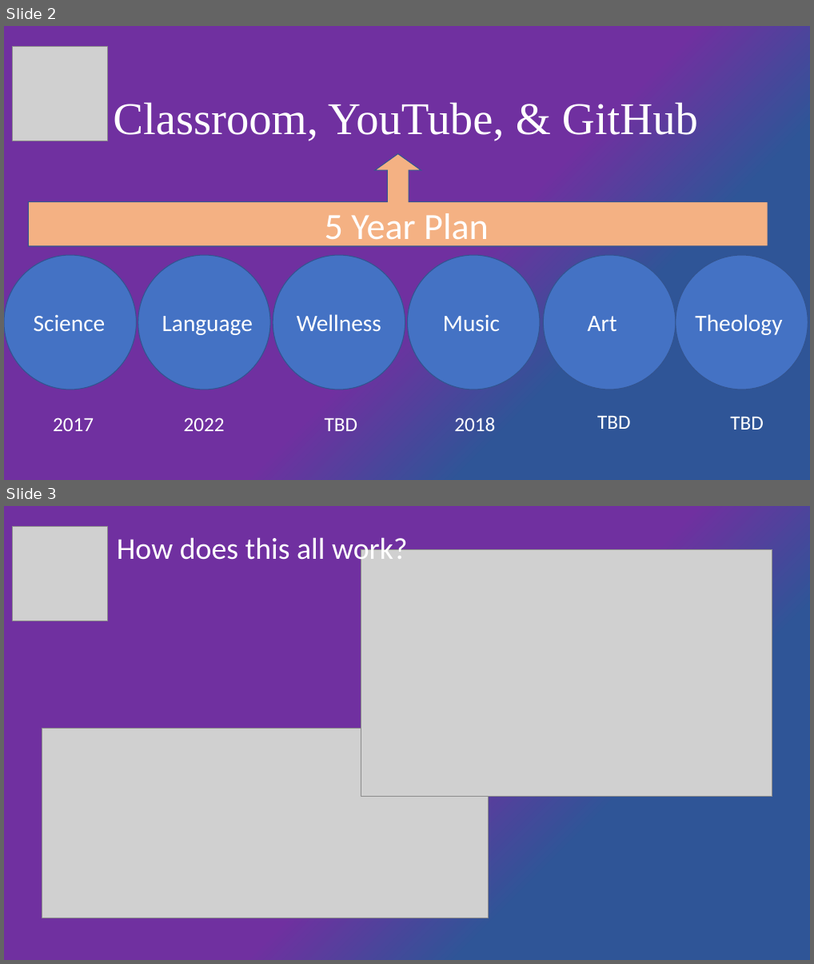
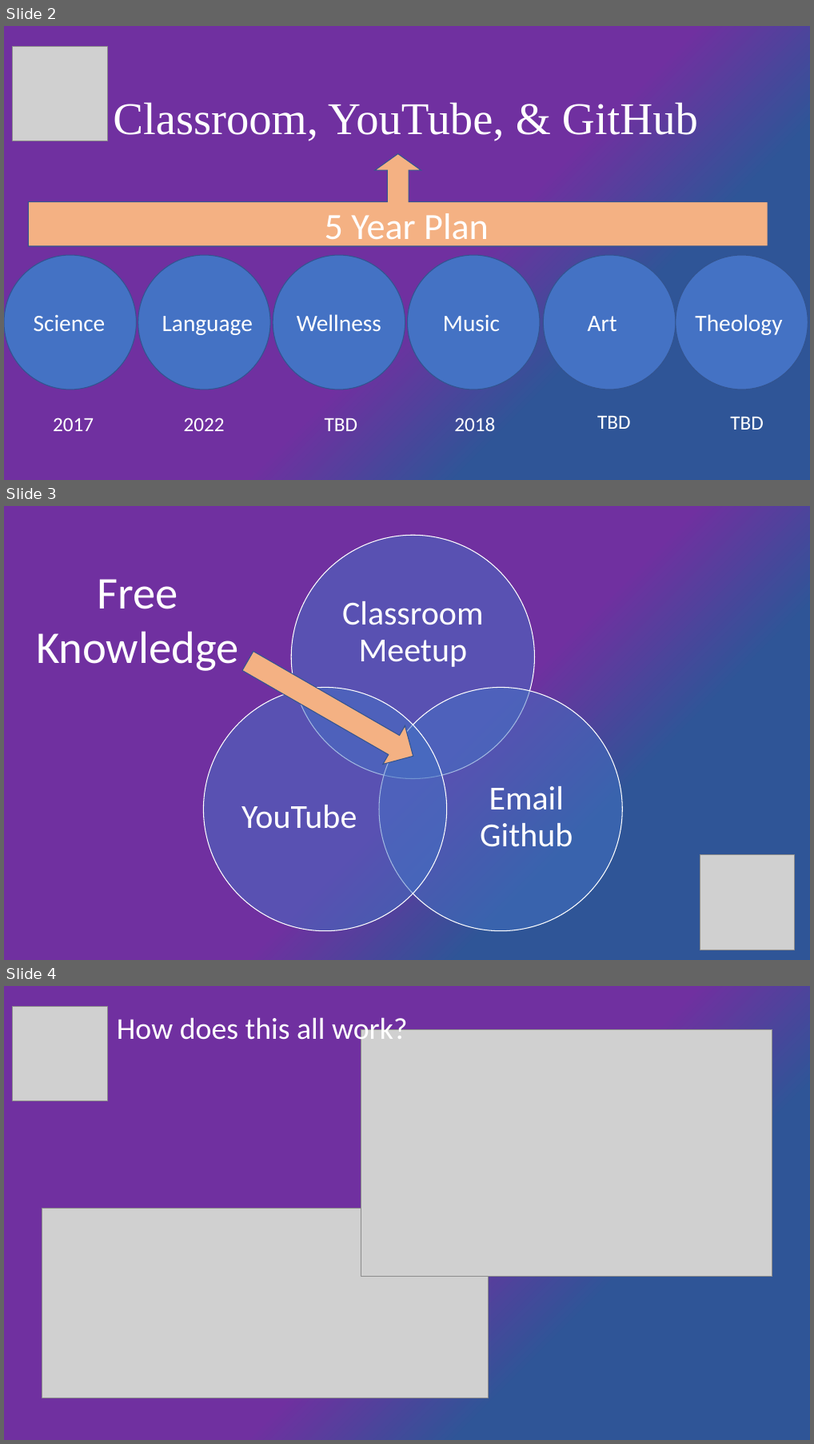
Before and after one commit to KnowledgeMavens/Science-Tech, a slide deck: Vision 02-27-18/Truth & Beauty.pptx. Shown one above the other, each under a label of ours: slides 2 and 3 before the commit, slides 2, 3 and 4 after it. The pictures are 814x964 and 814x1444 pixels, drawn with LibreOffice and Linux fonts; fonts in the diff are those of the drawing; grey boxes stand for pictures. Boxes give left, top, right and bottom in pixels: in the first picture for what was removed or moved away, otherwise in the second. Text is boxed around its words. In the diff, an @@ line names an element or a change of style, - is before the commit and + after.

```diff
--- a/Vision 02-27-18/Truth & Beauty.pptx
+++ b/Vision 02-27-18/Truth & Beauty.pptx
@@ slide 3 added at [4,506,810,960], background gradient #7030A0 to #2F5597 @@
@@ text added at [36,579,239,671], 54 pt, text #FFFFFF @@
+Free Knowledge
@@ down arrow added at [238,642,425,775], fill #F4B183, outline #325491 1 pt @@
@@ group added at [204,535,622,931]: 3 ellipses, 3 texts @@
+Classroom Meetup
+Email Github
+YouTube
@@ picture added at [700,855,794,949] @@
@@ what was slide 3 is now slide 4 @@
```
